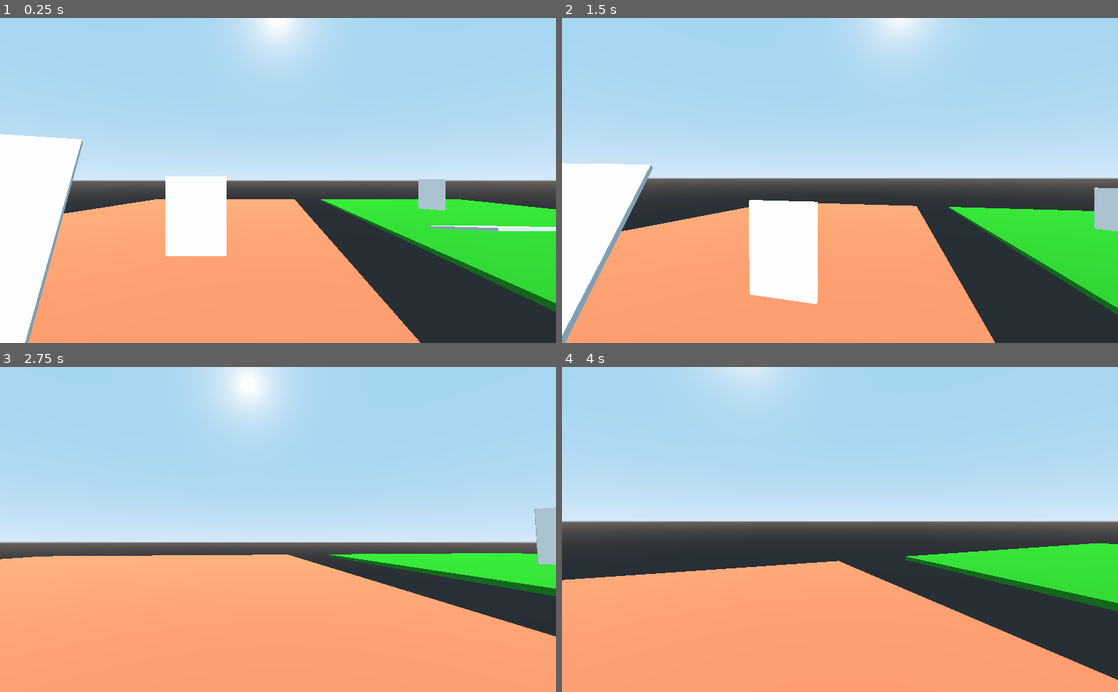
Above: before the commit, frames 1-4 (two rows, left to right).
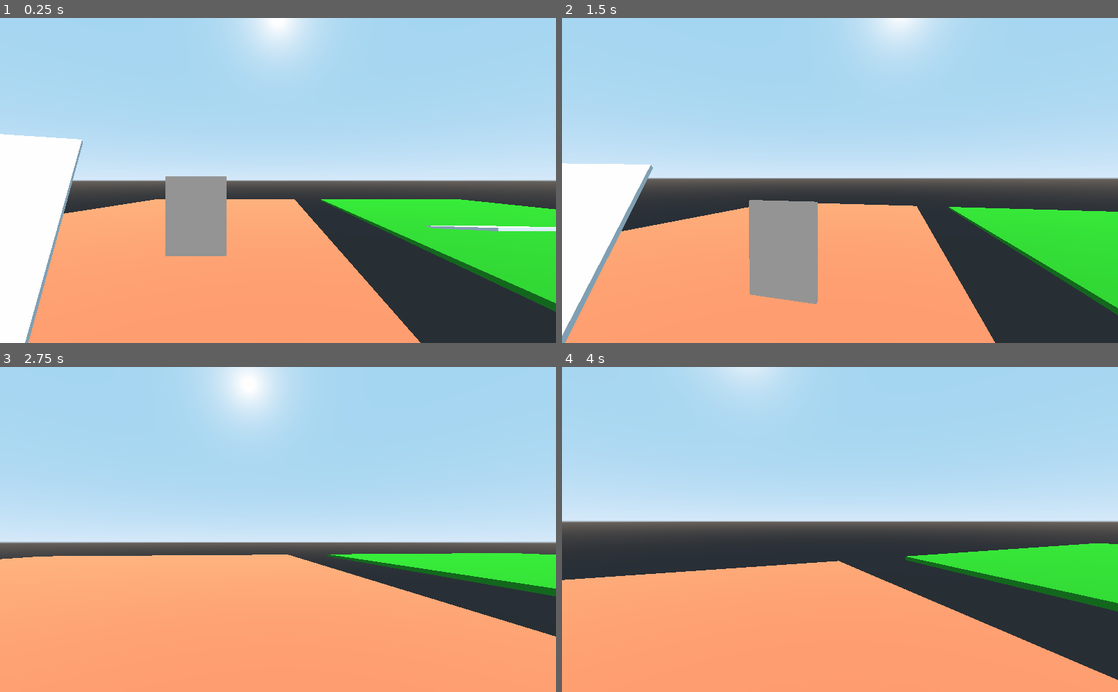
Above: after the commit, the same moments.

Repository: greenrazer/portals-godot
Game: Godot game, scene res://Levels/Portals.tscn
The game is run twice, just before and just after one commit, with the same random seed, the same clock (stepped at 60 frames per second) and the same inputs. The project has no main scene, so this scene is started directly.
Inputs (mouse positions are in pixels of both pictures, inside the frame that each line leads up to):
- Up to frame 1 (0.25 s): no input
- Up to frame 2 (1.5 s): move the mouse to (867, 180) at 0.52 s; hold Shift (sprint) 0.53-1.28 s; hold W (move_up) from 0.53 s (still down); tap Space (jump) at 0.77 s; move the mouse to (812, 180) at 1.27 s; tap Shift (sprint) at 1.35 s
- Up to frame 3 (2.75 s): keep holding W (move_up); tap Space (jump) at 1.52 s; move the mouse to (289, 523) at 2.02 s; hold Shift (sprint) from 2.03 s (still down)
- Up to frame 4 (4 s): keep holding W (move_up); move the mouse to (834, 536) at 2.77 s; release Shift (sprint) at 2.78 s; tap Shift (sprint) at 2.85 s; tap Space (jump) at 3.02, 3.77 s; move the mouse to (878, 532) at 3.52 s; hold Shift (sprint) from 3.53 s (still down)

The runs differ from the first frame. In frame 1, 3.1% of the frame differs, in the area x 29-81%, y 48-74%; in frame 2, 4.3%, in the area x 33-100%, y 52-89%; in frame 3, 0.6%; in frame 4, nothing differs.

Commit message:
got 1 portal working

Diff:
--- a/Levels/Portals.tscn
+++ b/Levels/Portals.tscn
@@ -1,8 +1,8 @@
-[gd_scene load_steps=19 format=2]
+[gd_scene load_steps=22 format=2]
 
 [ext_resource path="res://scripts/main.gd" type="Script" id=1]
 [ext_resource path="res://scripts/steve.gd" type="Script" id=2]
-[ext_resource path="res://scripts/portal.gd" type="Script" id=3]
+[ext_resource path="res://scripts/portal_pair.gd" type="Script" id=3]
 [ext_resource path="res://shaders/viewport_render.shader" type="Shader" id=4]
 
 [sub_resource type="BoxShape" id=1]
@@ -23,21 +23,29 @@
 
 [sub_resource type="CubeMesh" id=7]
 
+[sub_resource type="ShaderMaterial" id=9]
+shader = ExtResource( 4 )
+
+[sub_resource type="CubeMesh" id=10]
+flip_faces = true
+
+[sub_resource type="CubeMesh" id=11]
+
+[sub_resource type="PlaneMesh" id=12]
+
 [sub_resource type="BoxShape" id=8]
 
 [sub_resource type="ShaderMaterial" id=15]
 shader = ExtResource( 4 )
 
-[sub_resource type="CubeMesh" id=11]
+[sub_resource type="CubeMesh" id=16]
 flip_faces = true
 
-[sub_resource type="CubeMesh" id=16]
-
-[sub_resource type="PlaneMesh" id=17]
-
-[sub_resource type="CubeMesh" id=12]
-
-[sub_resource type="CapsuleShape" id=13]
+[sub_resource type="CubeMesh" id=17]
+
+[sub_resource type="PlaneMesh" id=18]
+
+[sub_resource type="CapsuleShape" id=14]
 radius = 0.6
 
 [node name="Main" type="Spatial"]
@@ -96,53 +104,80 @@
 [node name="Portals" type="Spatial" parent="Scene"]
 
 [node name="PortalPair1" type="Spatial" parent="Scene/Portals"]
-
-[node name="Portal1" type="Spatial" parent="Scene/Portals/PortalPair1"]
-transform = Transform( 1.5, 0, 0, 0, 2, 0, 0, 0, 0.1, -10.666, 2, 9.00788 )
 script = ExtResource( 3 )
 
-[node name="Area" type="Area" parent="Scene/Portals/PortalPair1/Portal1"]
-
-[node name="CollisionShape" type="CollisionShape" parent="Scene/Portals/PortalPair1/Portal1/Area"]
-shape = SubResource( 8 )
-
-[node name="Viewport" type="Viewport" parent="Scene/Portals/PortalPair1/Portal1"]
+[node name="PortalA" type="Spatial" parent="Scene/Portals/PortalPair1"]
+transform = Transform( 1, 0, 0, 0, 1, 0, 0, 0, 1, -10.666, 2, 9.00788 )
+
+[node name="Viewport" type="Viewport" parent="Scene/Portals/PortalPair1/PortalA"]
 keep_3d_linear = true
 
-[node name="Camera" type="Camera" parent="Scene/Portals/PortalPair1/Portal1/Viewport"]
+[node name="Camera" type="Camera" parent="Scene/Portals/PortalPair1/PortalA/Viewport"]
 transform = Transform( -0.557333, -0.186473, 0.809079, -0.105783, 0.98246, 0.153564, -0.823523, 6.13572e-09, -0.567283, -10.666, 2.85573, 11.8936 )
 current = true
 
-[node name="Mesh" type="Spatial" parent="Scene/Portals/PortalPair1/Portal1"]
-
-[node name="Inside" type="MeshInstance" parent="Scene/Portals/PortalPair1/Portal1/Mesh"]
-material_override = SubResource( 15 )
+[node name="Shape" type="Spatial" parent="Scene/Portals/PortalPair1/PortalA"]
+transform = Transform( 1.5, 0, 0, 0, 2, 0, 0, 0, 0.1, 0, 0, 0 )
+
+[node name="Mesh" type="Spatial" parent="Scene/Portals/PortalPair1/PortalA/Shape"]
+
+[node name="Inside" type="MeshInstance" parent="Scene/Portals/PortalPair1/PortalA/Shape/Mesh"]
+material_override = SubResource( 9 )
+mesh = SubResource( 10 )
+material/0 = null
+
+[node name="Outside" type="MeshInstance" parent="Scene/Portals/PortalPair1/PortalA/Shape/Mesh"]
+material_override = SubResource( 9 )
 mesh = SubResource( 11 )
 material/0 = null
 
-[node name="Outside" type="MeshInstance" parent="Scene/Portals/PortalPair1/Portal1/Mesh"]
+[node name="InsideFloor" type="MeshInstance" parent="Scene/Portals/PortalPair1/PortalA/Shape/Mesh"]
+transform = Transform( 1, 0, 0, 0, 1, 0, 0, 0, 1, 0, -0.999, 0 )
+material_override = SubResource( 9 )
+mesh = SubResource( 12 )
+material/0 = null
+
+[node name="Area" type="Area" parent="Scene/Portals/PortalPair1/PortalA/Shape"]
+
+[node name="CollisionShape" type="CollisionShape" parent="Scene/Portals/PortalPair1/PortalA/Shape/Area"]
+shape = SubResource( 8 )
+
+[node name="PortalB" type="Spatial" parent="Scene/Portals/PortalPair1"]
+transform = Transform( -1, 0, -3.25841e-07, 0, 1, 0, 3.25841e-07, 0, -1, 8.3419, 2, -12.9615 )
 visible = false
+
+[node name="Viewport" type="Viewport" parent="Scene/Portals/PortalPair1/PortalB"]
+keep_3d_linear = true
+
+[node name="Camera" type="Camera" parent="Scene/Portals/PortalPair1/PortalB/Viewport"]
+transform = Transform( -0.557333, -0.186473, 0.809079, -0.105783, 0.98246, 0.153564, -0.823523, 6.13572e-09, -0.567283, -10.666, 2.85573, 11.8936 )
+current = true
+
+[node name="Shape" type="Spatial" parent="Scene/Portals/PortalPair1/PortalB"]
+transform = Transform( 1.5, 0, 0, 0, 2, 0, 0, 0, 0.1, 0, 0, 0 )
+
+[node name="Mesh" type="Spatial" parent="Scene/Portals/PortalPair1/PortalB/Shape"]
+
+[node name="Inside" type="MeshInstance" parent="Scene/Portals/PortalPair1/PortalB/Shape/Mesh"]
 material_override = SubResource( 15 )
 mesh = SubResource( 16 )
 material/0 = null
 
-[node name="InsideFloor" type="MeshInstance" parent="Scene/Portals/PortalPair1/Portal1/Mesh"]
+[node name="Outside" type="MeshInstance" parent="Scene/Portals/PortalPair1/PortalB/Shape/Mesh"]
+material_override = SubResource( 15 )
+mesh = SubResource( 17 )
+material/0 = null
+
+[node name="InsideFloor" type="MeshInstance" parent="Scene/Portals/PortalPair1/PortalB/Shape/Mesh"]
 transform = Transform( 1, 0, 0, 0, 1, 0, 0, 0, 1, 0, -0.999, 0 )
 material_override = SubResource( 15 )
-mesh = SubResource( 17 )
-material/0 = null
-
-[node name="Portal2" type="Spatial" parent="Scene/Portals/PortalPair1"]
-transform = Transform( -0.996457, 0, 0.0747462, 0, 2, 0, -1.12119, 0, -0.0664305, 13.5138, 2, -9.6498 )
-
-[node name="Area" type="Area" parent="Scene/Portals/PortalPair1/Portal2"]
-
-[node name="CollisionShape" type="CollisionShape" parent="Scene/Portals/PortalPair1/Portal2/Area"]
+mesh = SubResource( 18 )
+material/0 = null
+
+[node name="Area" type="Area" parent="Scene/Portals/PortalPair1/PortalB/Shape"]
+
+[node name="CollisionShape" type="CollisionShape" parent="Scene/Portals/PortalPair1/PortalB/Shape/Area"]
 shape = SubResource( 8 )
-
-[node name="MeshInstance" type="MeshInstance" parent="Scene/Portals/PortalPair1/Portal2/Area/CollisionShape"]
-mesh = SubResource( 12 )
-material/0 = null
 
 [node name="Steve" type="KinematicBody" parent="."]
 transform = Transform( 1, 0, 0, 0, 1, 0, 0, 0, 1, -6.54277, 4.30587, 20.7111 )
--- a/scripts/portal_pair.gd
+++ b/scripts/portal_pair.gd
@@ -3,10 +3,10 @@
 var player_cam
 
 func _ready():
-	var texA = $PortalA/Viewport.get_texture()
-	var matB = $PortalB/Shape/Mesh/Outside.material_override
-	matB.set_shader_param("texture_albedo", texA)
-	$PortalA/Viewport.size = get_viewport().size
+#	var texA = $PortalA/Viewport.get_texture()
+#	var matB = $PortalB/Shape/Mesh/Outside.material_override
+#	matB.set_shader_param("texture_albedo", texA)
+#	$PortalA/Viewport.size = get_viewport().size
 
 	var texB = $PortalB/Viewport.get_texture()
 	var matA = $PortalA/Shape/Mesh/Outside.material_override
Not shown: 1 places in Levels/Portals.tscn that only renumber resources
